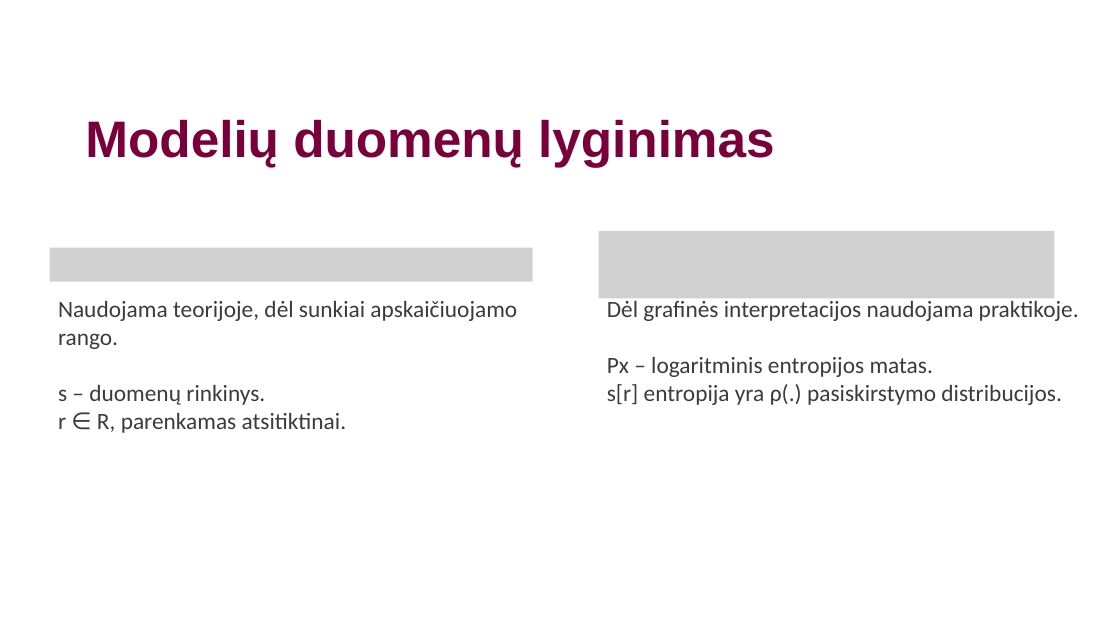
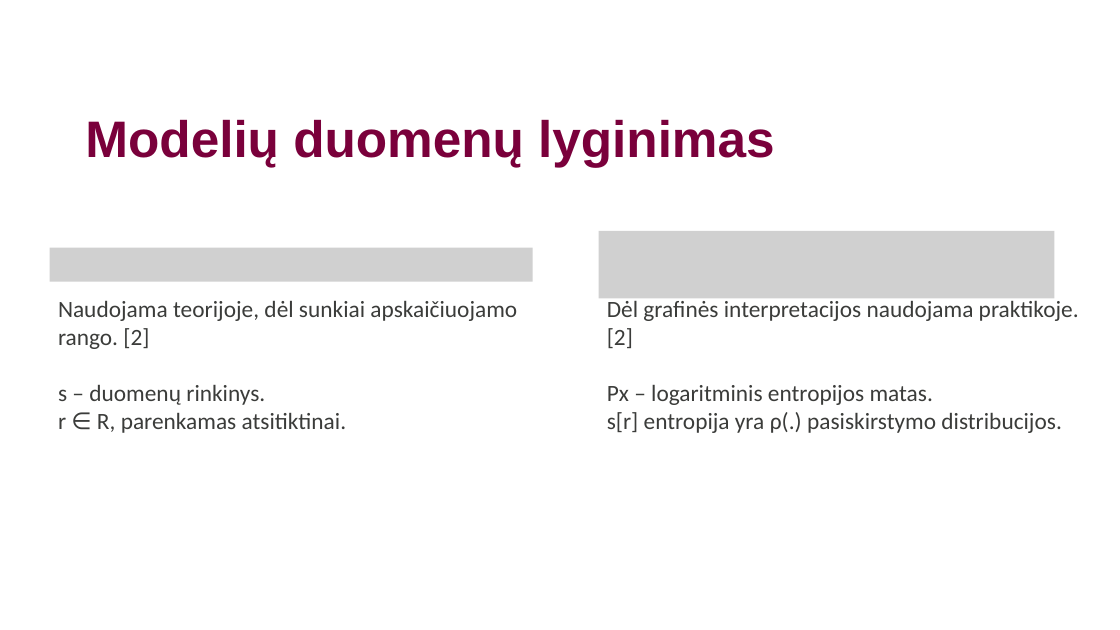
Before and after one commit to PauliusMilmantas/Bakalaurinis_darbas, a slide deck: slide 4 of Straipsnis/Pristatymas.pptx. Drawn at 1120x630 pixels with LibreOffice and Linux fonts; fonts in the diff are those of the drawing; grey boxes stand for pictures; background and template pictures are left out. Boxes give left, top, right and bottom in pixels: in the first picture for what was removed or moved away, otherwise in the second. Text is boxed around its words. In the diff, an @@ line names an element or a change of style, - is before the commit and + after.

```diff
--- a/Straipsnis/Pristatymas.pptx
+++ b/Straipsnis/Pristatymas.pptx
@@ text at box(607, 297, 1079, 348): text changed @@
-Dėl grafinės interpretacijos naudojama praktikoje.
+Dėl grafinės interpretacijos naudojama praktikoje. [2]
@@ text at box(58, 300, 517, 349): text changed @@
-Naudojama teorijoje, dėl sunkiai apskaičiuojamo rango.
+Naudojama teorijoje, dėl sunkiai apskaičiuojamo rango. [2]
```
Also in this commit, not shown: 2 other slides changed.
